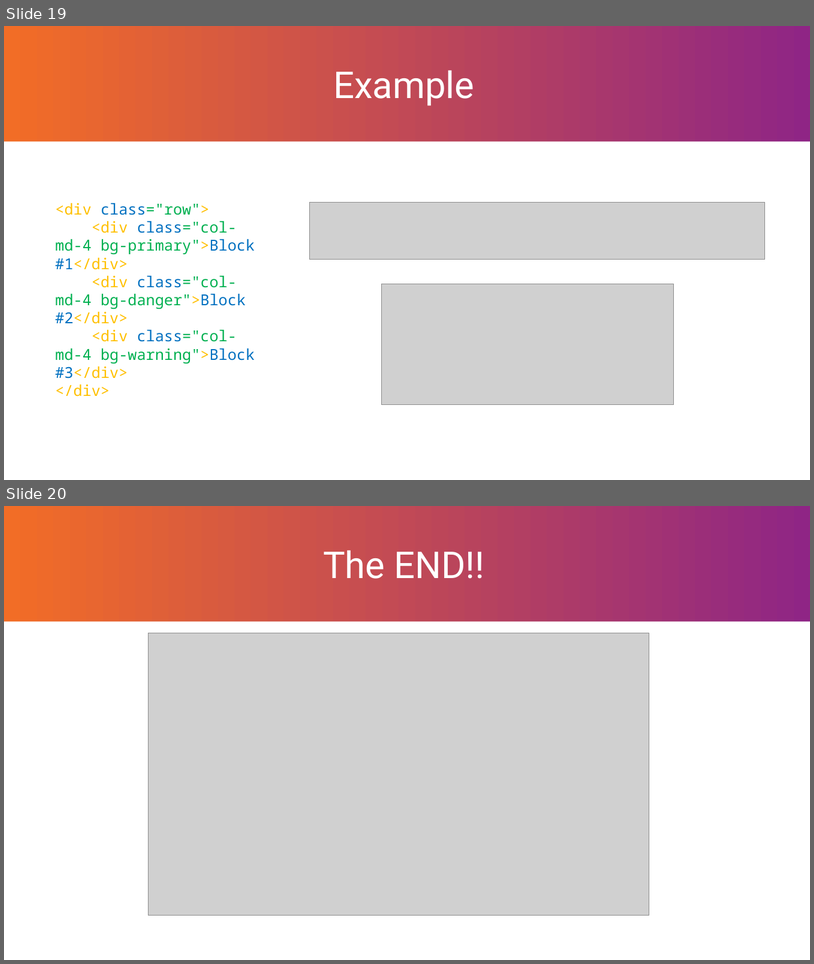
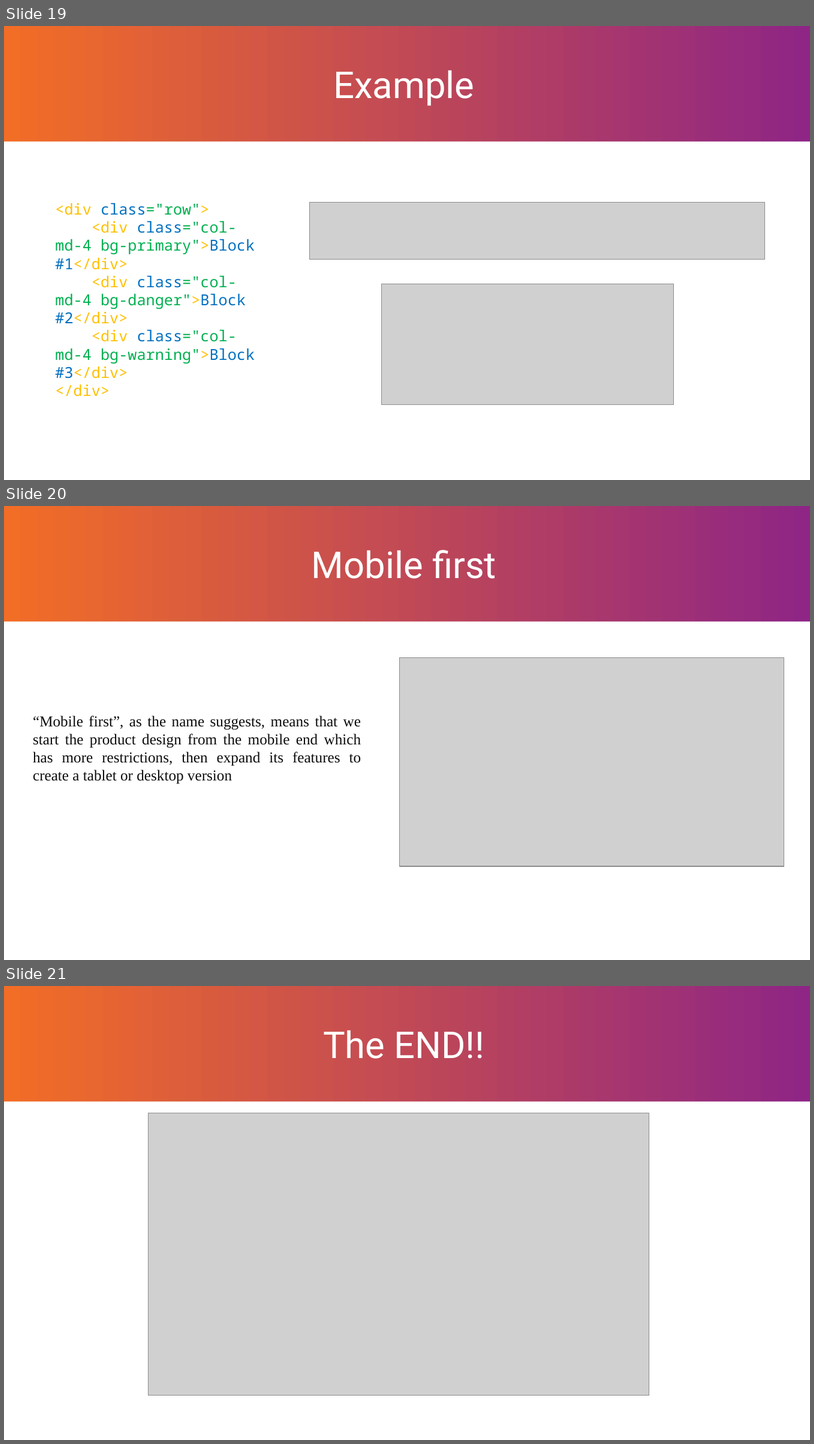
Before and after one commit to Taras-SS/Topics, a slide deck: responsive_design.pptx. Shown one above the other, each under a label of ours: slides 19 and 20 before the commit, slides 19, 20 and 21 after it. The pictures are 814x964 and 814x1444 pixels, drawn with LibreOffice and Linux fonts; fonts in the diff are those of the drawing; grey boxes stand for pictures; background and template pictures are left out. Boxes give left, top, right and bottom in pixels: in the first picture for what was removed or moved away, otherwise in the second. Text is boxed around its words. In the diff, an @@ line names an element or a change of style, - is before the commit and + after.

```diff
--- a/responsive_design.pptx
+++ b/responsive_design.pptx
@@ slide 20 added at (x1=4, y1=506, x2=810, y2=960), background gradient #8F2585 to #F26D26; not listed: 1 template element that a slide beside it also shows @@
@@ title added at (x1=312, y1=550, x2=497, y2=579), 44 pt, text #FFFFFF @@
+Mobile first
@@ picture added at (x1=400, y1=658, x2=785, y2=867) @@
@@ text added at (x1=33, y1=715, x2=362, y2=784), 18 pt, text #0D0D0D @@
+“Mobile first”, as the name suggests, means that we start the product design from the mobile end which has more restrictions, then expand its features to create a tablet or desktop version
@@ what was slide 20 is now slide 21 @@
```
Also in this commit, not shown: 5 slides changed.
